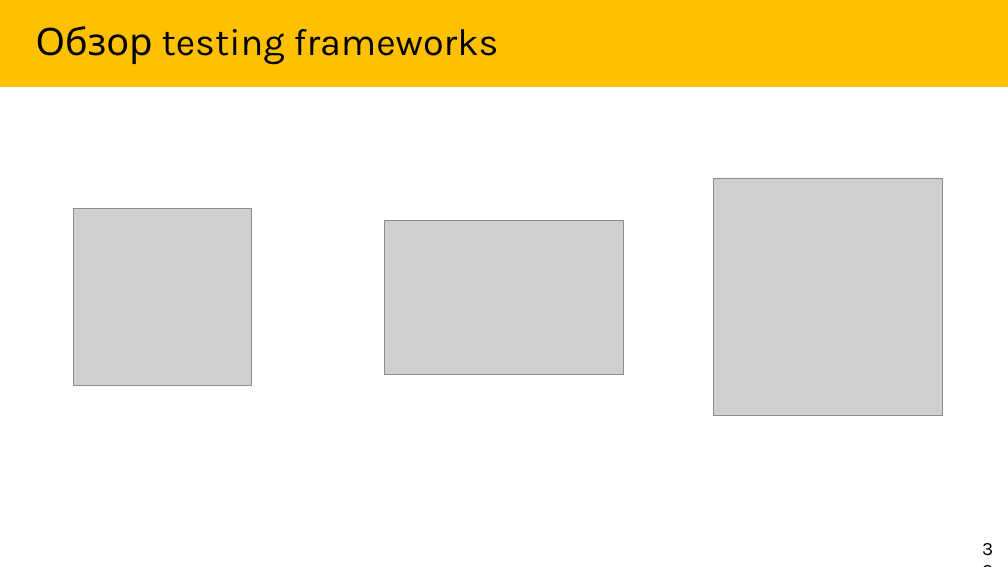
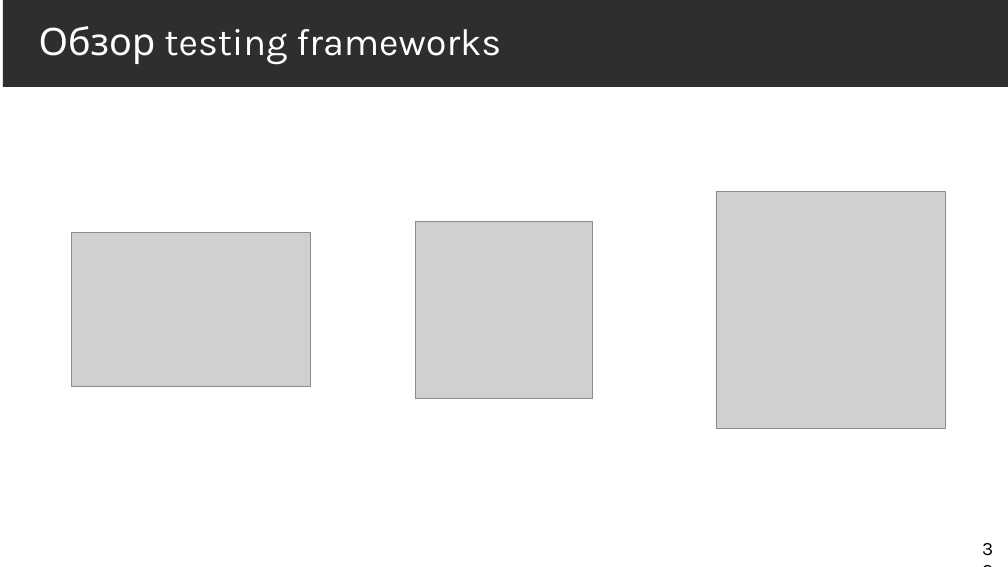
Before and after one commit to Markeli/BugsStrikesBack, a slide deck: slide 32 of docs/Markelow.UnitTests.pptx. Drawn at 1008x567 pixels with LibreOffice and Linux fonts; fonts in the diff are those of the drawing; grey boxes stand for pictures. Boxes give left, top, right and bottom in pixels: in the first picture for what was removed or moved away, otherwise in the second. Text is boxed around its words. In the diff, an @@ line names an element or a change of style, - is before the commit and + after.

Commit message:
Fixed theme and numeration in presentation

```diff
--- a/docs/Markelow.UnitTests.pptx
+++ b/docs/Markelow.UnitTests.pptx
@@ title "Обзор testing frameworks" at <box>3,0,1008,87</box>: text colour #000000 to #FFFFFF; fill #FFC000 to #2E2E2E @@
@@ picture: place and size @@
-picture at <box>714,179,943,416</box>
+picture at <box>716,191,945,428</box>
@@ picture: place and size @@
-picture at <box>385,220,624,374</box>
+picture at <box>71,233,310,387</box>
@@ picture: place and size @@
-picture at <box>74,209,251,386</box>
+picture at <box>415,222,592,399</box>
```
Also in this commit, not shown: 45 other slides changed, 7 slides added, 8 slides removed.
